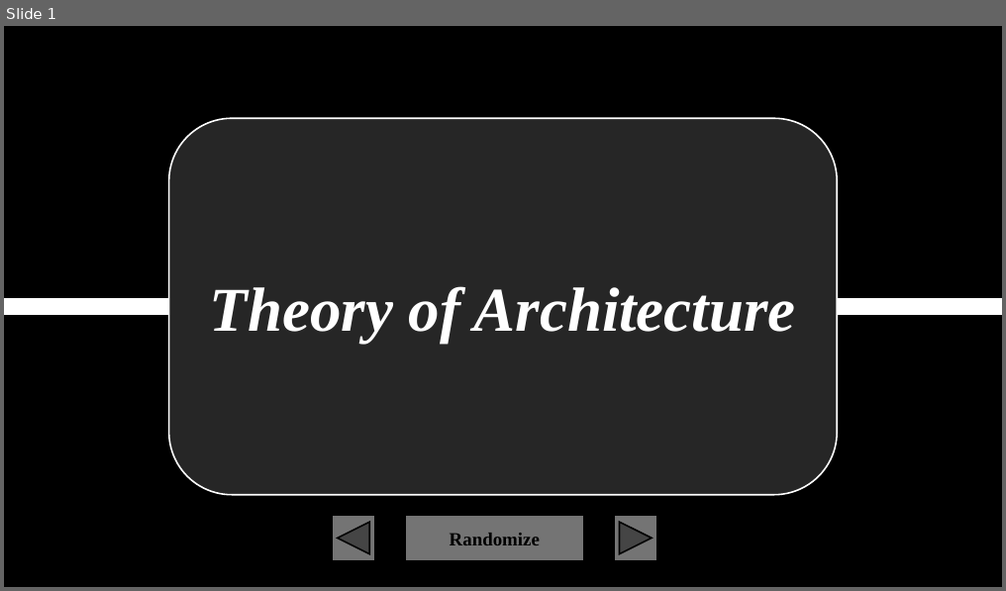
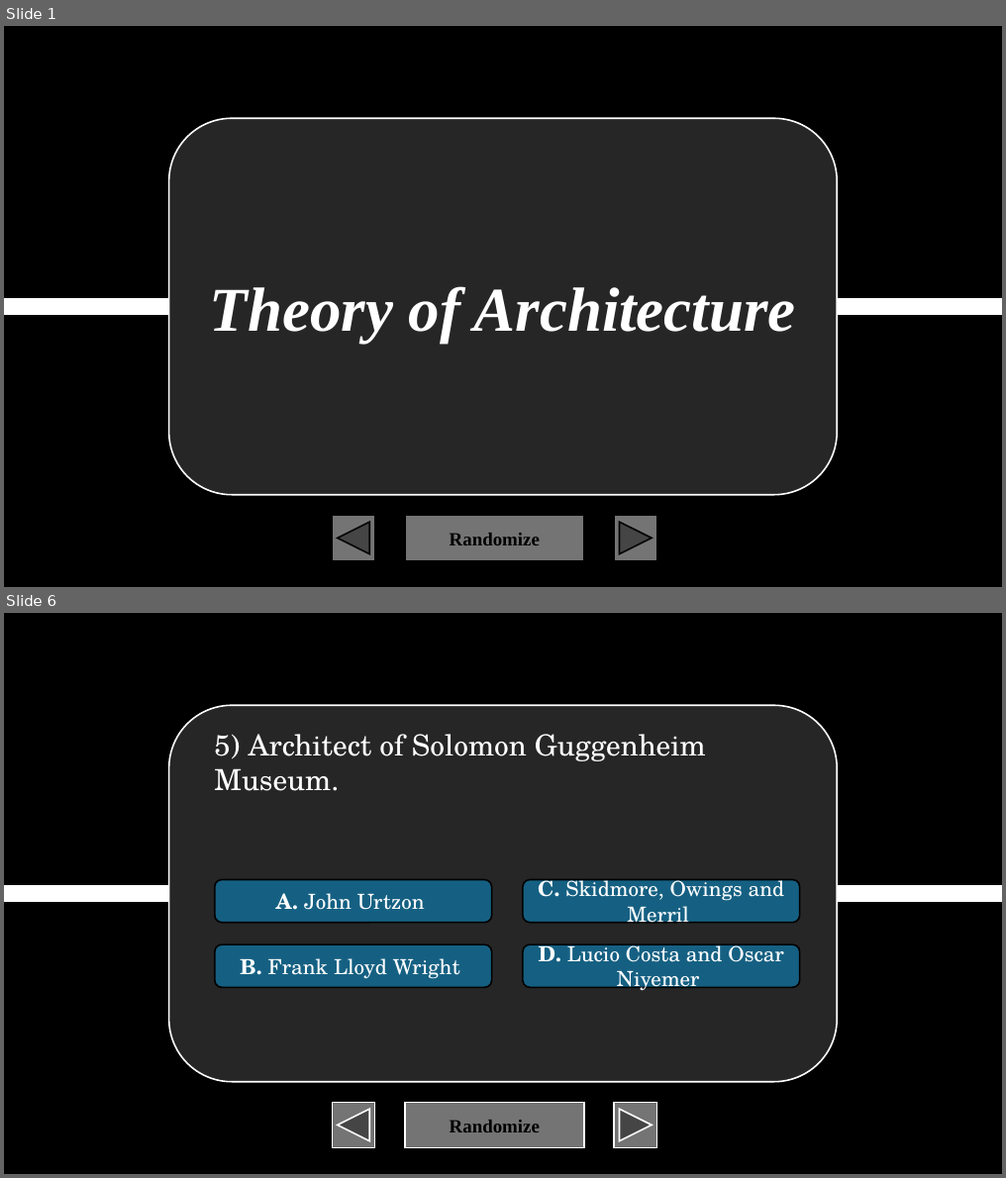
Before and after one commit to XIvanSolomonX/Archi-Reviewer, a slide deck: TOA.pptm. Shown one above the other, each under a label of ours: slide 1 before the commit, slides 1 and 6 after it; the slides between them are not shown. The pictures are 1006x591 and 1006x1178 pixels, drawn with LibreOffice and Linux fonts; fonts in the diff are those of the drawing. Boxes give left, top, right and bottom in pixels: in the first picture for what was removed or moved away, otherwise in the second. Text is boxed around its words. In the diff, an @@ line names an element or a change of style, - is before the commit and + after.

```diff
--- a/TOA.pptm
+++ b/TOA.pptm
@@ slide 6 added at (4,613,1002,1174), background #000000 @@
@@ rounded rectangle added at (168,705,837,1081), fill #262626, outline #FFFFFF 1.5 pt @@
@@ text added at (214,734,706,791), 28 pt, text #FFFFFF @@
+5) Architect of Solomon Guggenheim Museum.
@@ rounded rectangle added at (215,879,492,922), fill #156082, outline #000000 1.5 pt, 20 pt, text #FFFFFF @@
+A. John Urtzon
@@ rounded rectangle added at (523,879,800,922), fill #156082, outline #000000 1.5 pt, 20 pt, text #FFFFFF @@
+C. Skidmore, Owings and Merril
@@ line added from (4, 894) to (1002, 894), #FFFFFF 16 pt @@
@@ rounded rectangle added at (215,945,492,987), fill #156082, outline #000000 1.5 pt, 20 pt, text #FFFFFF @@
+B. Frank Lloyd Wright
@@ rounded rectangle added at (523,945,800,987), fill #156082, outline #000000 1.5 pt, 20 pt, text #FFFFFF @@
+D. Lucio Costa and Oscar Niyemer
@@ action button back previous added at (332,1103,374,1149), fill #747474, outline #FFFFFF 1.5 pt @@
@@ action button blank added at (405,1103,584,1149), fill #747474, outline #FFFFFF 1.5 pt, 18 pt, text #000000, bold @@
+Randomize
@@ action button forward next added at (614,1103,656,1149), fill #747474, outline #FFFFFF 1.5 pt @@
```
Also in this commit, not shown: 11 slides changed, 39 other slides added.
